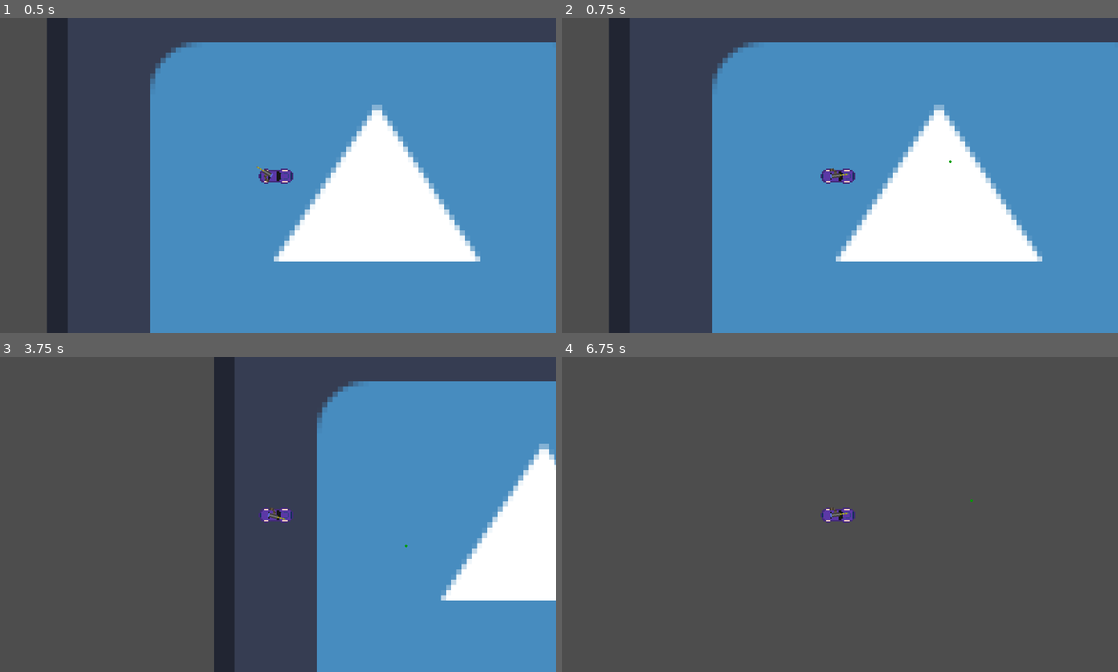
Above: before the commit, frames 1-4 (two rows, left to right).
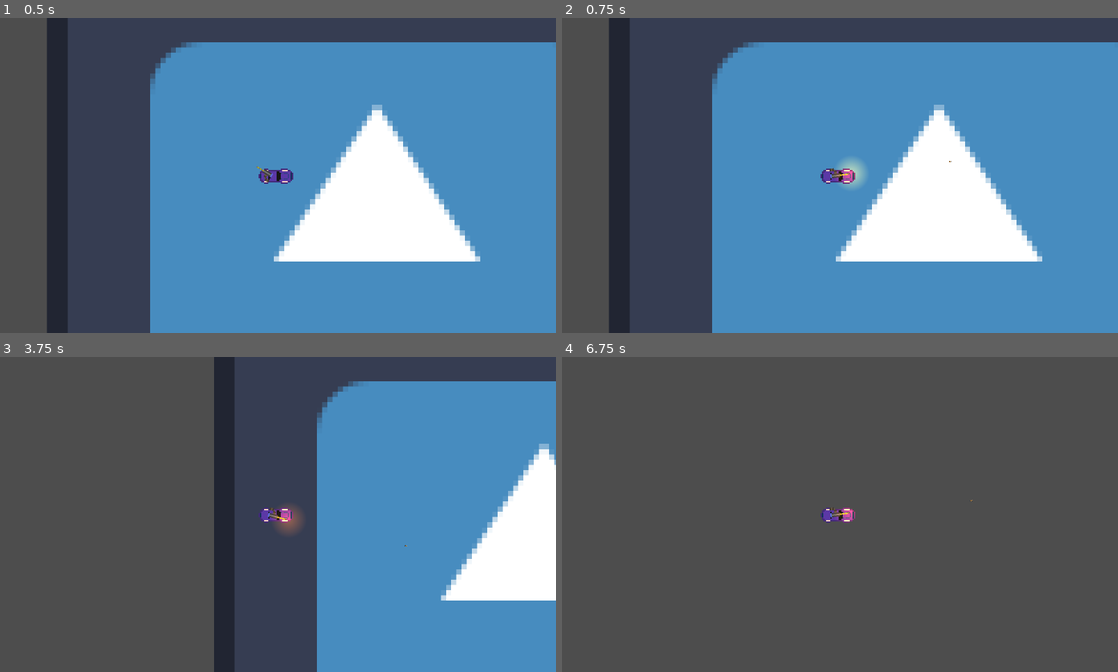
Above: after the commit, the same moments.

Repository: lionidasgerasimatos/Route-E40
Game: Godot game, scene res://Scene/main.tscn
Same seed, same stepped clock (60 frames per second), same inputs: the game is played once before the commit and once after it. The engine's default icon, where the game draws it, is replaced by a stand-in: a white triangle on a blue panel in a dark square.
Inputs (mouse positions are in pixels of both pictures, inside the frame that each line leads up to):
- Up to frame 1 (0.5 s): no input
- Up to frame 2 (0.75 s): tap Enter (ui_accept) at 0.5 s; move the mouse to (962, 159) at 0.52 s; press the mouse at (962, 159) at 0.53 s; hold Right (ui_right) from 0.53 s (still down)
- Up to frame 3 (3.75 s): tap Enter (ui_accept) at 0.77, 0.8, 1.07, 1.35, 1.52, 1.82, 2, 2.3, 3.02, 3.32 s; move the mouse to (166, 530) at 1.27 s; release the mouse at (166, 530) at 1.28 s; click (166, 530) at 1.55 s; move the mouse to (333, 445) at 2.02 s; release Right (ui_right) at 2.03 s; hold Left (ui_left) 2.03-2.78 s; hold Space (handbreak) 2.03-2.78 s; move the mouse to (250, 577) at 2.77 s; hold Right (ui_right) from 2.78 s (still down); click (250, 577) at 2.85 s; move the mouse to (444, 561) at 3.52 s; press the mouse at (444, 561) at 3.53 s
- Up to frame 4 (6.75 s): tap Enter (ui_accept) at 3.77, 3.8, 4.07, 4.35, 4.52, 4.82, 5.3, 6.02, 6.32 s; move the mouse to (673, 467) at 4.27 s; release Right (ui_right) at 4.28 s; release the mouse at (673, 467) at 4.28 s; hold Left (ui_left) 4.28-5.03 s; click (673, 467) at 4.55 s; move the mouse to (867, 514) at 5.02 s; hold Right (ui_right) 5.03-5.78 s; hold Space (handbreak) 5.03-5.78 s; move the mouse to (756, 435) at 5.77 s; hold Left (ui_left) from 5.78 s (still down); click (756, 435) at 5.85 s; move the mouse to (962, 498) at 6.52 s; press the mouse at (962, 498) at 6.53 s

Frame 1 is identical in both runs. In frame 2, 0.4% of the frame differs, in the area x 49-71%, y 44-54%; in frame 3, 0.3%; in frame 4, 0.1%.

Commit message:
Fixed bullet add muzzle flash and fire rate

Diff:
--- a/Scene/bullet.tscn
+++ b/Scene/bullet.tscn
@@ -1,6 +1,7 @@
-[gd_scene load_steps=3 format=3 uid="uid://dfwoei7n5knsd"]
+[gd_scene load_steps=4 format=3 uid="uid://dfwoei7n5knsd"]
 
 [ext_resource type="Script" uid="uid://2671s8k27mqv" path="res://scripts/bullet.gd" id="1_w63l4"]
+[ext_resource type="Texture2D" uid="uid://dumijr002k2bj" path="res://Assets/Bullet.png" id="2_k7h5k"]
 
 [sub_resource type="CircleShape2D" id="CircleShape2D_7p4ci"]
 radius = 3.0
@@ -9,9 +10,10 @@
 script = ExtResource("1_w63l4")
 BULLET_SPEED = 20
 
+[node name="Sprite2D" type="Sprite2D" parent="."]
+rotation = 1.56712
+scale = Vector2(0.327395, 0.327395)
+texture = ExtResource("2_k7h5k")
+
 [node name="CollisionShape2D" type="CollisionShape2D" parent="."]
 shape = SubResource("CircleShape2D_7p4ci")
-
-[node name="Polygon2D" type="Polygon2D" parent="."]
-color = Color(3.56168e-06, 0.615319, 1.73271e-06, 1)
-polygon = PackedVector2Array(0, -3, 2, -2, 3, -1, 3, 0, 2, 2, 1, 3, 0, 3, -2, 2, -3, 0, -2, -2)
--- a/Scene/gun.tscn
+++ b/Scene/gun.tscn
@@ -1,7 +1,16 @@
-[gd_scene load_steps=3 format=3 uid="uid://c4xkpmdv3bk2h"]
+[gd_scene load_steps=5 format=3 uid="uid://c4xkpmdv3bk2h"]
 
 [ext_resource type="Script" uid="uid://syvy2787d1is" path="res://scripts/gun.gd" id="1_0fcgr"]
 [ext_resource type="Texture2D" uid="uid://dvuqthrejtswg" path="res://Assets/Gun.png" id="1_qaof2"]
+
+[sub_resource type="Gradient" id="Gradient_0fcgr"]
+offsets = PackedFloat32Array(0, 0.611354)
+colors = PackedColorArray(1, 1, 1, 1, 0, 0, 0, 1)
+
+[sub_resource type="GradientTexture2D" id="GradientTexture2D_gjdbb"]
+gradient = SubResource("Gradient_0fcgr")
+fill = 1
+fill_from = Vector2(0.495413, 0.495413)
 
 [node name="Gun" type="CharacterBody2D"]
 script = ExtResource("1_0fcgr")
@@ -16,7 +25,14 @@
 position = Vector2(36, 1)
 
 [node name="shooting_time" type="Timer" parent="."]
-wait_time = 0.357
+wait_time = 0.157
 one_shot = true
 
+[node name="barrel_light" type="PointLight2D" parent="."]
+position = Vector2(42, 1)
+scale = Vector2(1.44591, 1.46352)
+color = Color(0.896463, 0.309951, 3.40766e-05, 1)
+energy = 1.15
+texture = SubResource("GradientTexture2D_gjdbb")
+
 [connection signal="timeout" from="shooting_time" to="." method="_on_shooting_time_timeout"]
--- /dev/null
+++ b/Scene/police_car.tscn
@@ -0,0 +1,10 @@
+[gd_scene load_steps=2 format=3 uid="uid://do1e6t713qaq4"]
+
+[ext_resource type="Script" uid="uid://crpi0s5ijlm3c" path="res://scripts/police_car.gd" id="1_5twsb"]
+
+[node name="Police car" type="CharacterBody2D"]
+script = ExtResource("1_5twsb")
+
+[node name="AnimatedSprite2D" type="AnimatedSprite2D" parent="."]
+
+[node name="CollisionShape2D" type="CollisionShape2D" parent="."]
--- a/scripts/bullet.gd
+++ b/scripts/bullet.gd
@@ -3,5 +3,9 @@
 @export var BULLET_SPEED = 2
 var direction: Vector2
 
+
+
+
 func _physics_process(delta: float) -> void:
+	rotation =direction.angle()
 	global_position += direction * BULLET_SPEED
--- a/scripts/gun.gd
+++ b/scripts/gun.gd
@@ -3,14 +3,38 @@
 var bullet_scene = preload("res://Scene/bullet.tscn")
 @onready var  barrel_pos = $barrel
 @onready var shooting_time:= $shooting_time
+@onready var muzzle_flash:= $barrel_light
+
+var light_timer :=0.0
+var light_duration := 0.1  # How long the light should stay visible (in seconds)
 
 
+
+
+func _ready():
+	print(muzzle_flash) #test
+
 func _process(delta: float) -> void:
-	look_at(get_global_mouse_position())
+	look_at(get_global_mouse_position()) # Following the mouse with in-build godot function
 
+	#Lighting
+	if light_timer > 0 :   #While the limer is active the muzzle flash happends
+		light_timer -= delta
+		muzzle_flash.visible =true
+		muzzle_flash.energy = lerp(2.0,0.0,1.0 - (light_timer/ light_duration)) # dynamic on and off
+	else :
+		muzzle_flash.visible =false
+
+	#Shooting
 	if Input.is_action_pressed("leftMshoot") and shooting_time.is_stopped():
 		var bullet = bullet_scene.instantiate()
 		bullet.global_position = barrel_pos.global_position
-		get_tree().get_current_scene().add_child(bullet)
+		get_tree().get_current_scene().add_child(bullet) #Must add as a child otherwise it wont work at spawn
+
+		# The .normalized is because godot coordinates are fliped -1 is 1 and reverse
 		bullet.direction = (get_global_mouse_position()-global_position).normalized()
-		$shooting_time.start()
+		$barrel_light.visible =true
+		$shooting_time.start() #begin the Fire Rate
+		light_timer = light_duration
+		muzzle_flash.energy = 2.0  # Start muzzle flash with strong light
+		muzzle_flash.visible = true #Turn on the flash
--- /dev/null
+++ b/scripts/police_car.gd
@@ -0,0 +1,30 @@
+extends CharacterBody2D
+
+#This all will be deleted to add AI
+
+
+
+
+
+const SPEED = 300.0
+const JUMP_VELOCITY = -400.0
+
+
+func _physics_process(delta: float) -> void:
+	# Add the gravity.
+	if not is_on_floor():
+		velocity += get_gravity() * delta
+
+	# Handle jump.
+	if Input.is_action_just_pressed("ui_accept") and is_on_floor():
+		velocity.y = JUMP_VELOCITY
+
+	# Get the input direction and handle the movement/deceleration.
+	# As good practice, you should replace UI actions with custom gameplay actions.
+	var direction := Input.get_axis("ui_left", "ui_right")
+	if direction:
+		velocity.x = direction * SPEED
+	else:
+		velocity.x = move_toward(velocity.x, 0, SPEED)
+
+	move_and_slide()
Binary file added: Assets/Bullet.png
Not shown, added: scripts/police_car.gd.uid
